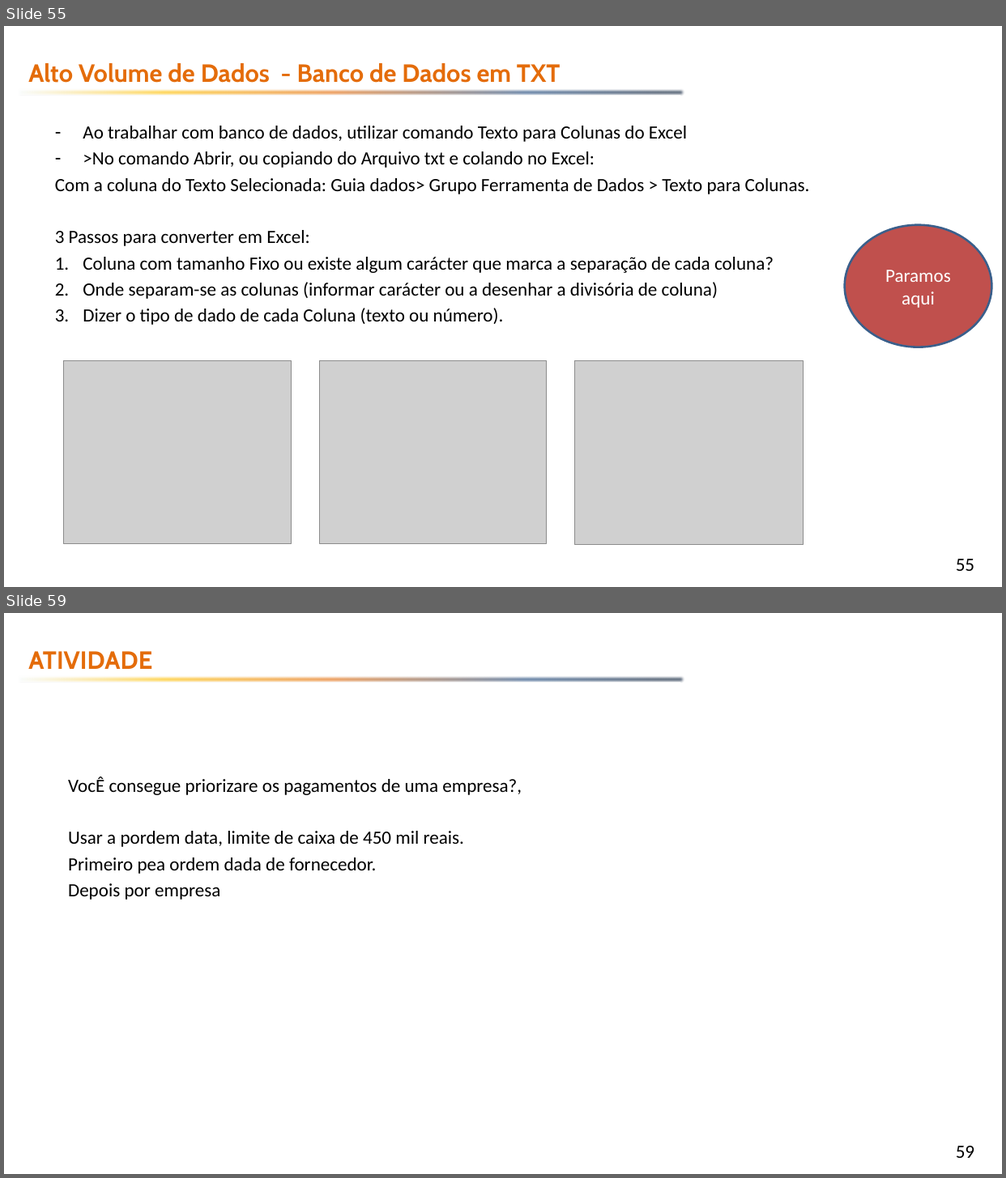
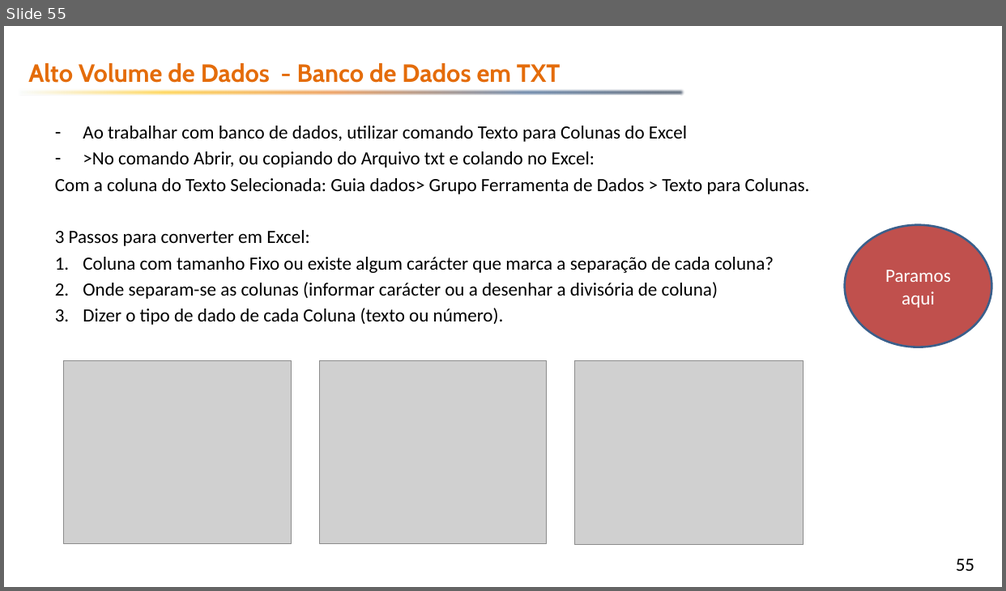
Before and after one commit to emerson-fenrir/Excel_Basico, a slide deck: Professor/Aula3.pptx. Shown one above the other, each under a label of ours: slides 55 and 59 before the commit, slide 55 after it; the slides between them are not shown. The pictures are 1006x1178 and 1006x591 pixels, drawn with LibreOffice and Linux fonts; fonts in the diff are those of the drawing; grey boxes stand for pictures; background and template pictures are left out. Boxes give left, top, right and bottom in pixels: in the first picture for what was removed or moved away, otherwise in the second. Text is boxed around its words. In the diff, an @@ line names an element or a change of style, - is before the commit and + after.

```diff
--- a/Professor/Aula3.pptx
+++ b/Professor/Aula3.pptx
@@ slide 59 removed at <box>4,613,1002,1174</box>, background picture (left out); not listed: 2 template elements that a slide beside it also shows @@
@@ text removed at <box>28,651,152,669</box> @@
-ATIVIDADE
@@ text removed at <box>68,777,522,900</box> @@
-VocÊ consegue priorizare os pagamentos de uma empresa?,
-Usar a pordem data, limite de caixa de 450 mil reais.
-Primeiro pea ordem dada de fornecedor.
-Depois por empresa
```
Also in this commit, not shown: 3 slides changed, 9 slides added, 10 other files.
